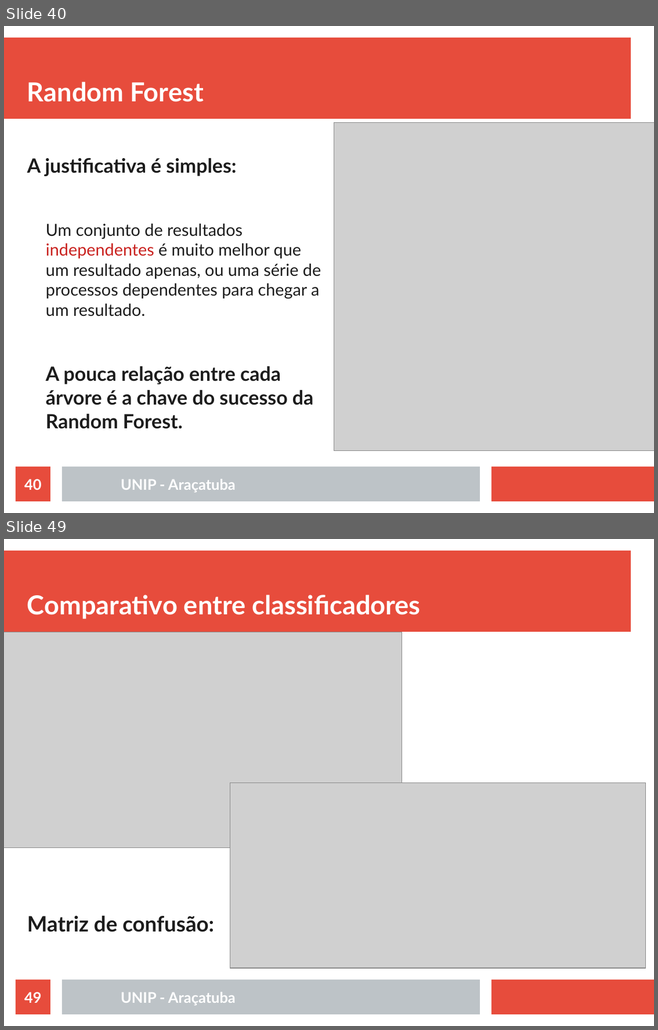
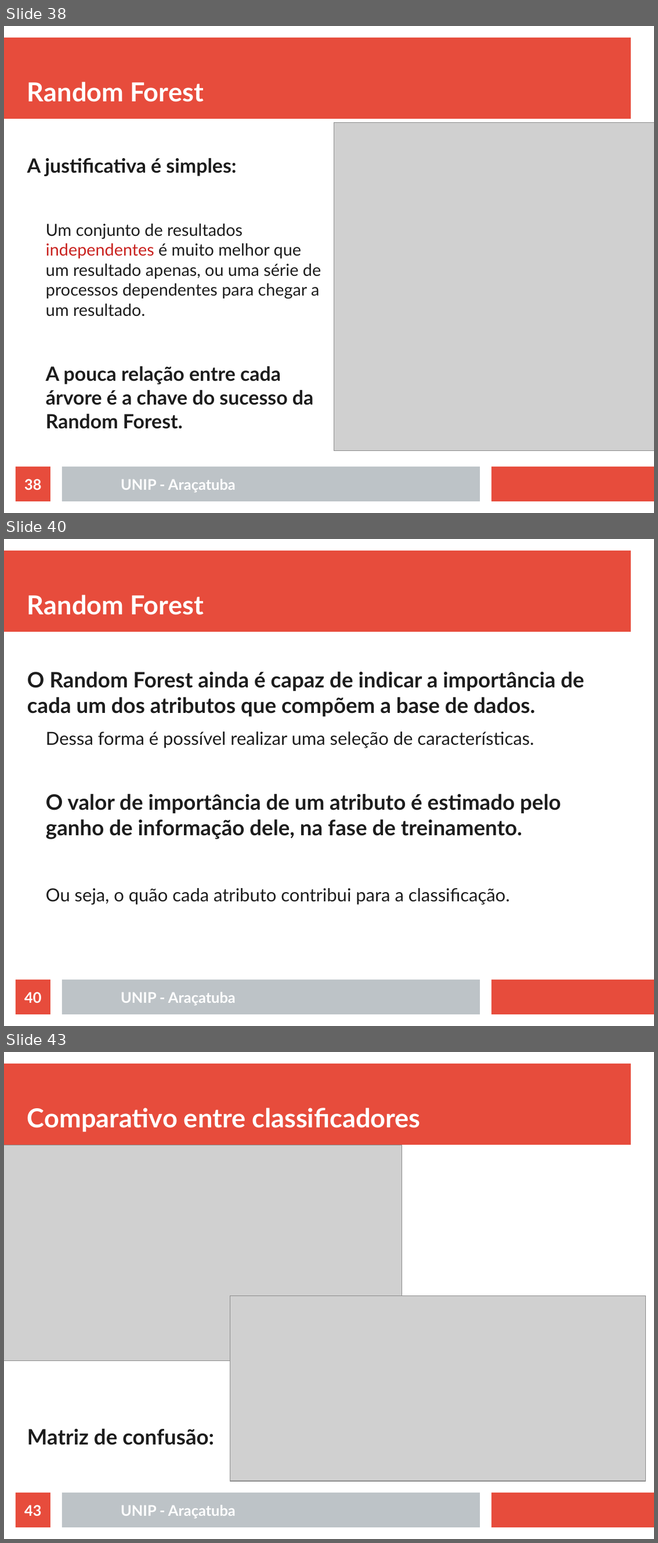
Before and after one commit to rafaelstojoao/pos-unip, a slide deck: [2020][modulo][Machine_Learning]/[aula]03[outrosAlgoritmos].odp. Shown one above the other, each under a label of ours: slides 40 and 49 before the commit, slides 38, 40 and 43 after it; the slides between them are not shown. The pictures are 658x1030 and 658x1543 pixels, drawn with LibreOffice and Linux fonts; fonts in the diff are those of the drawing; grey boxes stand for pictures. Boxes give left, top, right and bottom in pixels: in the first picture for what was removed or moved away, otherwise in the second. Text is boxed around its words. In the diff, an @@ line names an element or a change of style, - is before the commit and + after.

```diff
--- a/[2020][modulo][Machine_Learning]/[aula]03[outrosAlgoritmos].odp
+++ b/[2020][modulo][Machine_Learning]/[aula]03[outrosAlgoritmos].odp
@@ slide 40 added at bbox=[4, 539, 654, 1026], background #FFFFFF; not listed: 3 template elements that a slide beside it also shows @@
@@ title added at bbox=[27, 595, 203, 615], 32 pt, text #FFFFFF, bold @@
+Random Forest
@@ text added at bbox=[27, 671, 583, 905], 26 pt, text #1C1C1C, bold @@
+O Random Forest ainda é capaz de indicar a importância de cada um dos atributos que compõem a base de dados.
+  Dessa forma é possível realizar uma seleção de características.
+O valor de importância de um atributo é estimado pelo ganho de informação dele, na fase de treinamento.
+  Ou seja, o quão cada atributo contribui para a classificação.
@@ page number added at bbox=[16, 980, 50, 1015], fill #E74C3C, 18 pt, text #FFFFFF, bold @@
+40
@@ text added at bbox=[121, 992, 235, 1005], 18 pt, text #FFFFFF, bold @@
+UNIP - Araçatuba
@@ what was slide 40 is now slide 38 @@
@@ page number at bbox=[24, 479, 41, 490]: text changed @@
-40
+38
@@ what was slide 49 is now slide 43 @@
@@ page number at bbox=[24, 1505, 41, 1516]: text changed @@
-49
+43
```
Also in this commit, not shown: 3 slides changed, 2 other slides added, 11 slides removed, 5 other files.
